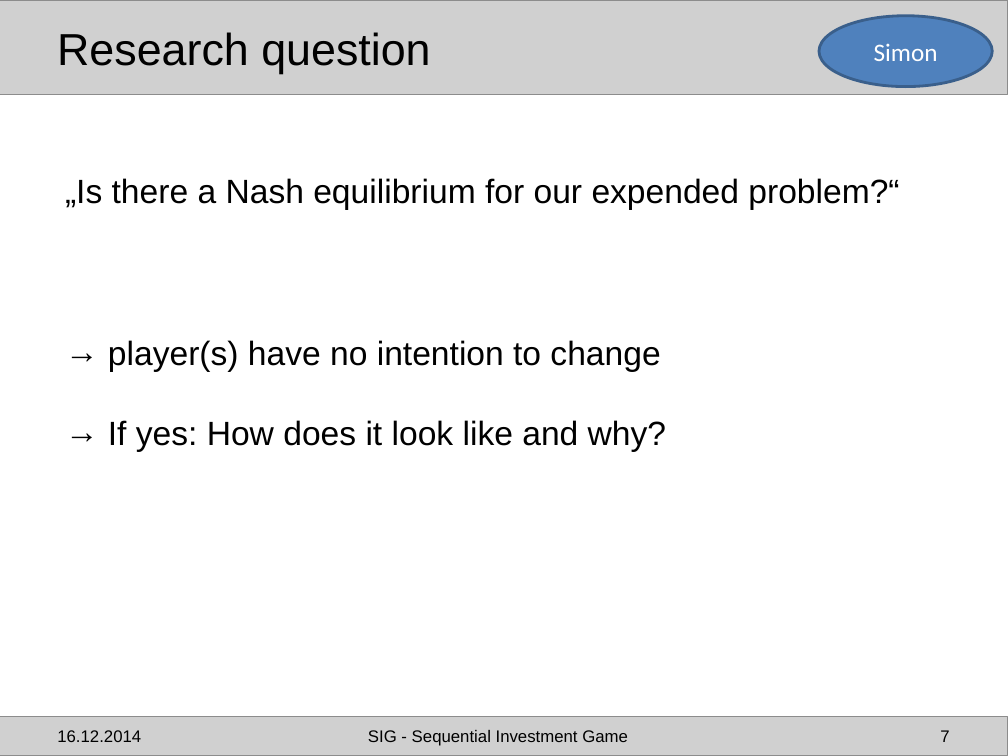
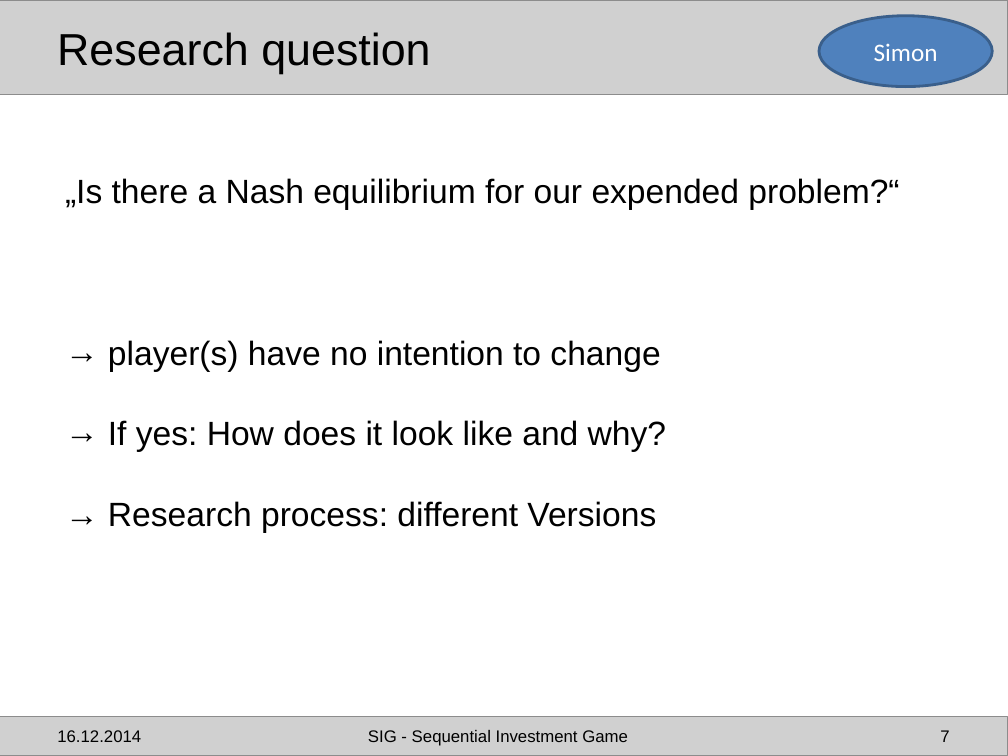
Before and after one commit to simonzi92/Mod-Simu-MATLAB, a slide deck: slide 7 of presentation/SIG - Presentation_Final.pptx. Drawn at 1008x756 pixels with LibreOffice and Linux fonts; fonts in the diff are those of the drawing; grey boxes stand for pictures. Boxes give left, top, right and bottom in pixels: in the first picture for what was removed or moved away, otherwise in the second. Text is boxed around its words. In the diff, an @@ line names an element or a change of style, - is before the commit and + after.

```diff
--- a/presentation/SIG - Presentation_Final.pptx
+++ b/presentation/SIG - Presentation_Final.pptx
@@ text at <box>108,501,656,533</box>: paragraph added @@
+→ Research process: different Versions
```
Also in this commit, not shown: 4 other slides changed, 1 other file.
